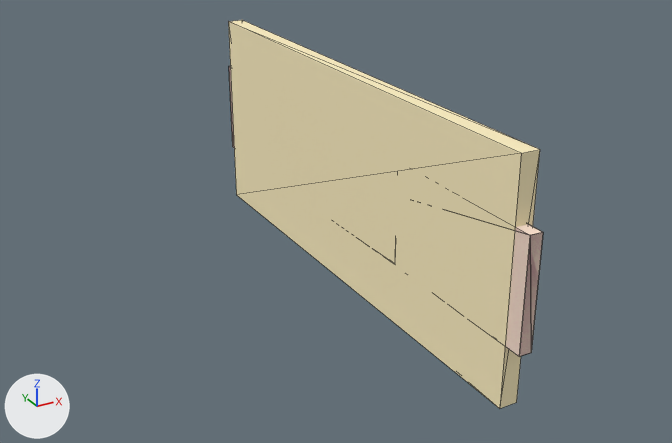
A saved change to the glTF model static/generation_img/0e294f50ff6c4db5b87b1693cf316d6b/view_input_colored.glb.
Camera for both pictures: a 50 mm camera at (-0.792, -1.398, 0.617) aimed at (-0.051, -0.05, -0.057). The lights are fixed; the arrows at lower left show +X, +Y and +Z. The first picture is the older version. Mesh edges are drawn as thin lines. Where no turn or scale is listed for an object, it has been applied to the vertices.

Names of what the first picture shows: 'geometry_3', 'geometry_4', 'geometry_7'.
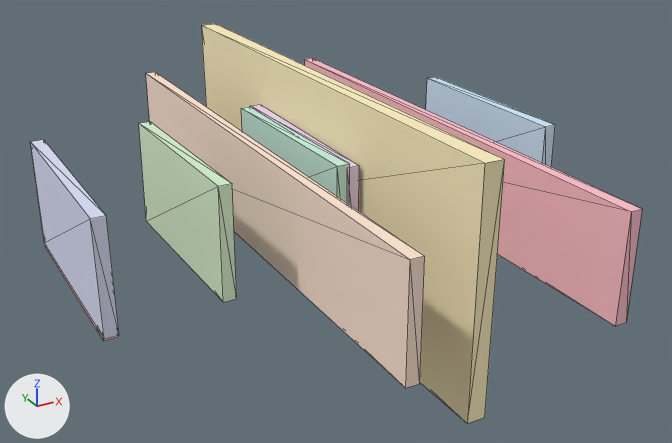
Boxes (x1, y1, x2, y2) around the edits, measured in the pictures (672 x 443 px):
'geometry_4', moved
    before: (228, 20, 540, 408)
    after: (201, 24, 505, 423)
'geometry_3', moved
    before: (229, 67, 543, 356)
    after: (146, 72, 425, 388)
'geometry_7', moved
    before: (229, 66, 543, 357)
    after: (304, 58, 642, 326)
'geometry_8', moved (not visible before)
    after: (139, 122, 237, 302)
'geometry_2', moved (not visible before)
    after: (31, 140, 119, 338)
'geometry_5', moved (not visible before)
    after: (426, 77, 555, 167)
'geometry_0', moved (not visible before)
    after: (31, 149, 118, 341)
'geometry_1', unchanged, uncovered by the edit
    after: (241, 107, 350, 204)

The edits, one by one:
me_geometry_8 is used by ob_geometry_8; location (0.315, 0.006, -0.005).
me_geometry_8 had 8 vertices, 12 faces and spanned x -0.327..-0.302, y -0.197..0.185, z -0.094..0.105.
me_geometry_8 now has 8 vertices, 12 faces and spans x -0.646..-0.62, y -0.203..0.179, z -0.081..0.118.
me_geometry_8 part 1: the whole mesh is moved by (-0.318, -0.006, 0.013).
me_geometry_7 is used by ob_geometry_7; location (-0.193, -0.005, 0.0).
me_geometry_7 had 8 vertices, 12 faces and spanned x 0.182..0.204, y -0.517..0.526, z -0.095..0.095.
me_geometry_7 now has 8 vertices, 12 faces and spans x 0.375..0.397, y -0.509..0.534, z -0.103..0.087.
me_geometry_7 part 2: the whole mesh is moved by (0.193, 0.008, -0.008).
me_geometry_5 is used by ob_geometry_5; location (-0.319, -0.008, 0.0).
me_geometry_5 had 8 vertices, 12 faces and spanned x 0.307..0.33, y -0.181..0.197, z -0.095..0.095.
me_geometry_5 now has 8 vertices, 12 faces and spans x 0.623..0.645, y -0.174..0.204, z -0.087..0.103.
me_geometry_5 part 3: the whole mesh is moved by (0.315, 0.007, 0.008).
me_geometry_4 is used by ob_geometry_4; location (0.073, 0.003, 0.0).
me_geometry_4 had 8 vertices, 12 faces and spanned x -0.093..-0.053, y -0.494..0.487, z -0.203..0.203.
me_geometry_4 now has 8 vertices, 12 faces and spans x -0.157..-0.118, y -0.5..0.481, z -0.203..0.202.
me_geometry_4 part 4: the whole mesh is moved by (-0.065, -0.006, 0.0).
me_geometry_3 is used by ob_geometry_3; location (0.193, -0.005, 0.0).
me_geometry_3 had 8 vertices, 12 faces and spanned x -0.204..-0.182, y -0.517..0.526, z -0.095..0.095.
me_geometry_3 now has 8 vertices, 12 faces and spans x -0.396..-0.374, y -0.516..0.527, z -0.087..0.103.
me_geometry_3 part 5: the whole mesh is moved by (-0.192, 0.001, 0.008).
me_geometry_2 is used by ob_geometry_2; location (0.505, 0.01, 0.0).
me_geometry_2 had 8 vertices, 12 faces and spanned x -0.516..-0.494, y -0.199..0.179, z -0.095..0.095.
me_geometry_2 now has 8 vertices, 12 faces and spans x -1.025..-1.003, y -0.21..0.168, z -0.087..0.103.
me_geometry_2 part 6: the whole mesh is moved by (-0.509, -0.011, 0.008).
me_geometry_0 is used by ob_geometry_0; location (0.509, -0.012, 0.0).
me_geometry_0 had 8 vertices, 12 faces and spanned x -0.52..-0.498, y -0.177..0.201, z -0.095..0.095.
me_geometry_0 now has 8 vertices, 12 faces and spans x -1.025..-1.003, y -0.165..0.212, z -0.103..0.087.
me_geometry_0 part 7: the whole mesh is moved by (-0.505, 0.011, -0.008).
